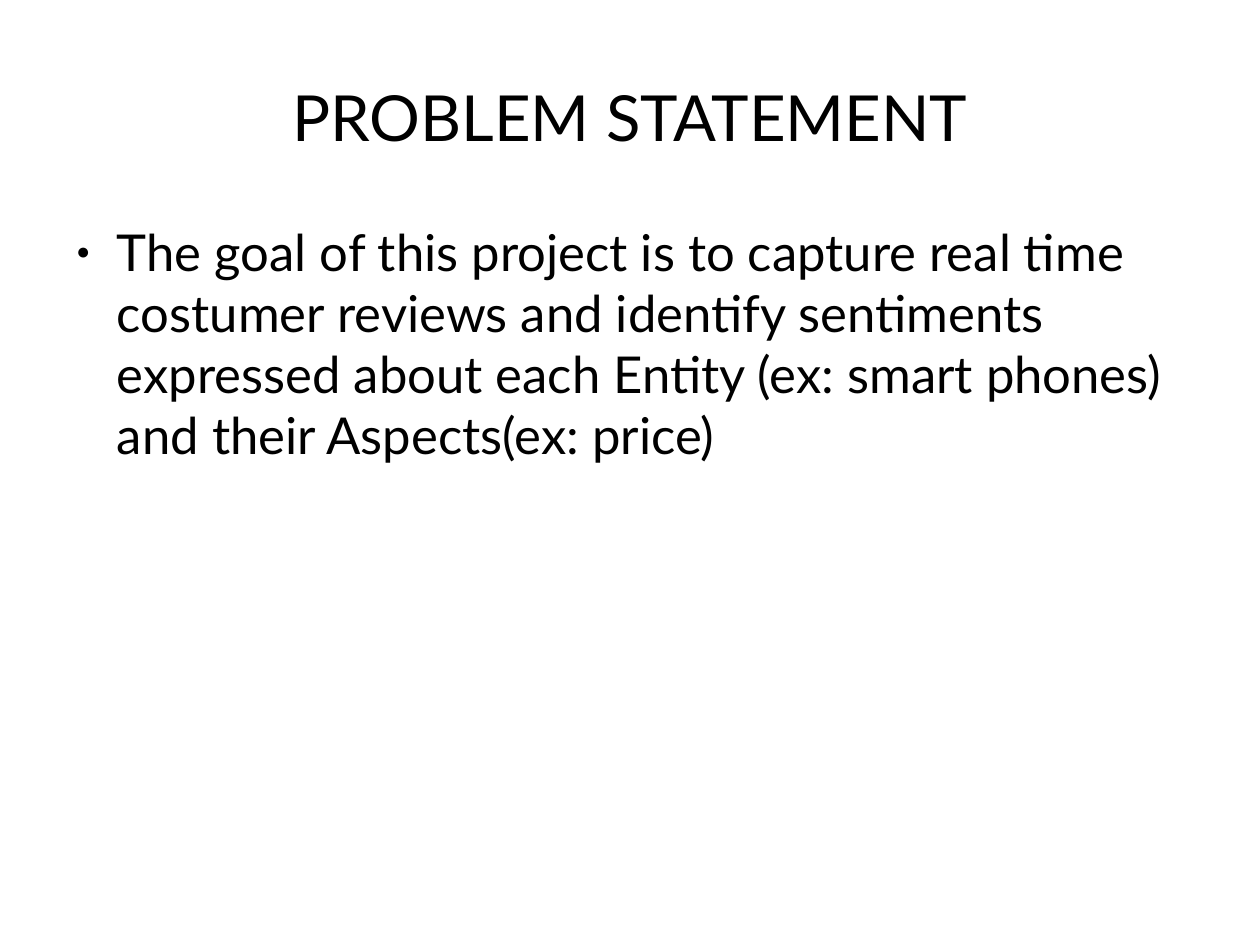
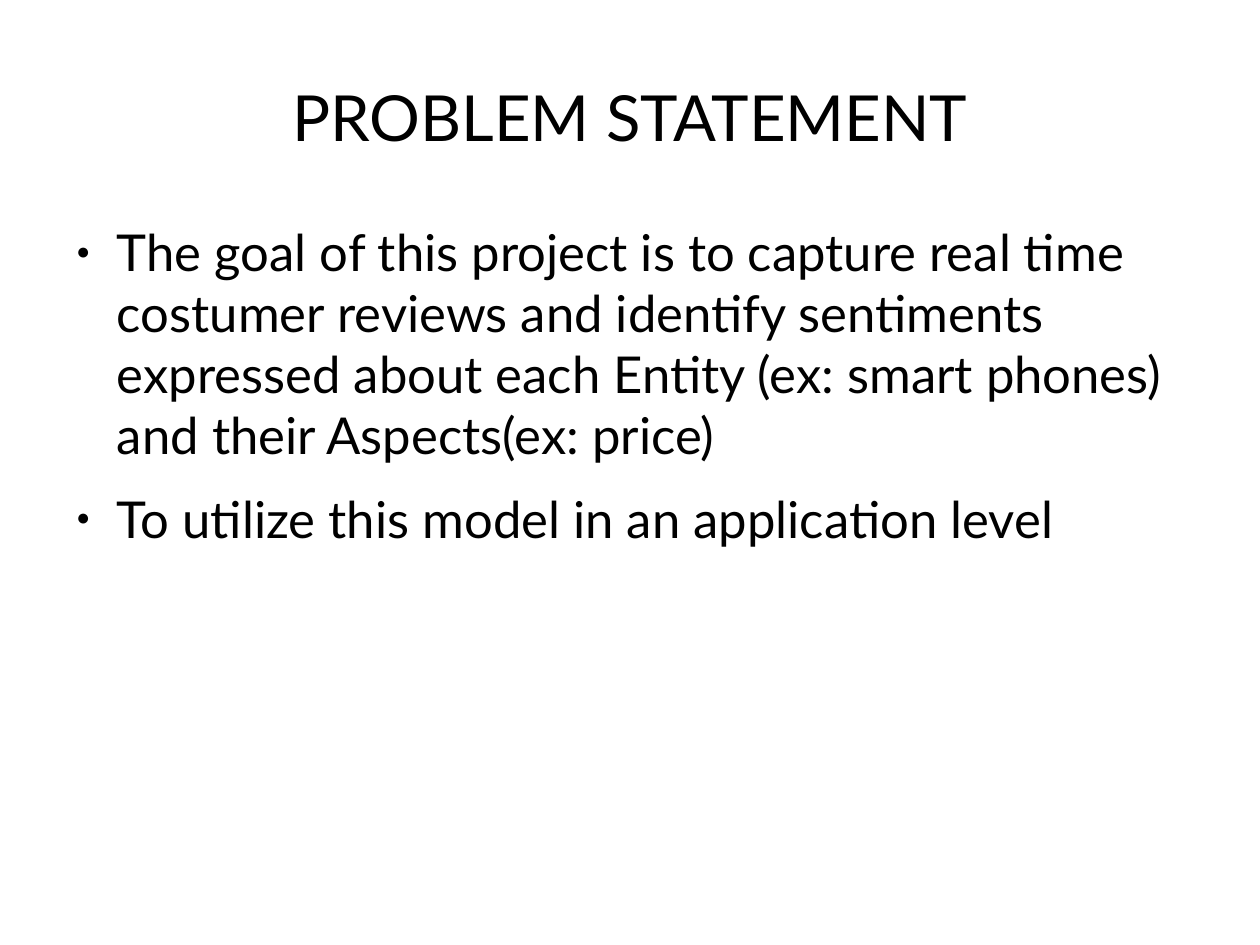
Before and after one commit to pranithkumar/Aspect-Based-Sentiment-Analysis, a slide deck: slide 2 of Aspect based Senti analysis/documentation/project review 1/proj_review_1.odp. Drawn at 1260x945 pixels with LibreOffice and Linux fonts; fonts in the diff are those of the drawing. Boxes give left, top, right and bottom in pixels: in the first picture for what was removed or moved away, otherwise in the second. Text is boxed around its words. In the diff, an @@ line names an element or a change of style, - is before the commit and + after.

```diff
--- a/Aspect based Senti analysis/documentation/project review 1/proj_review_1.odp
+++ b/Aspect based Senti analysis/documentation/project review 1/proj_review_1.odp
@@ text at [117,500,1054,547]: paragraph added @@
+● To utilize this model in an application level
```
Also in this commit, not shown: 2 other slides changed, 9 other files.
